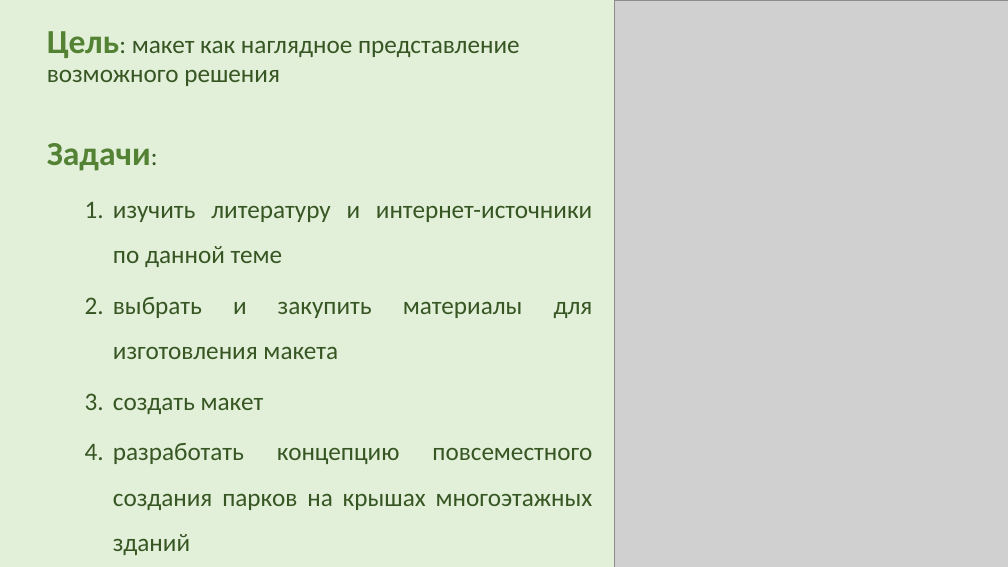
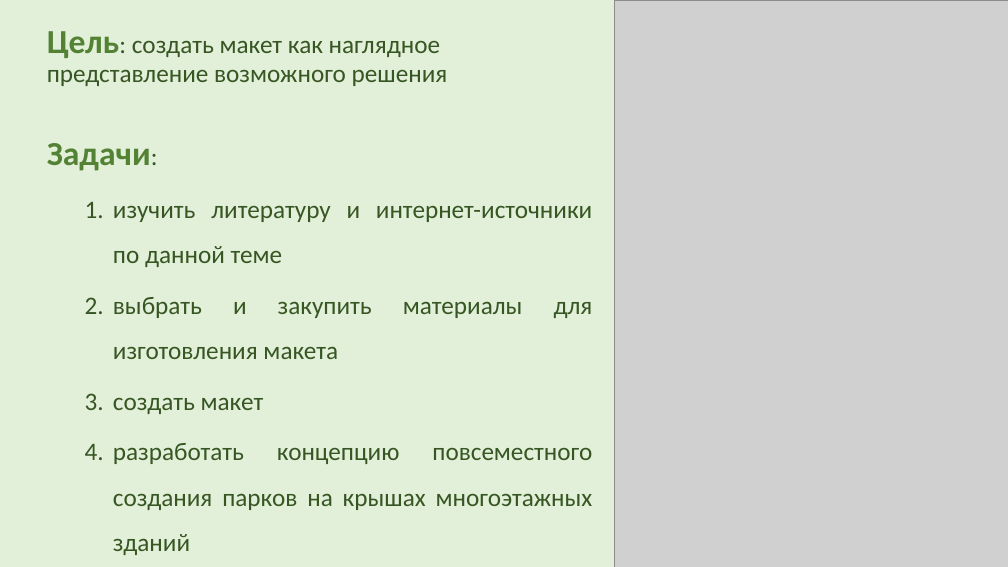
Before and after one commit to AkulinaDN/RoofPark, a slide deck: slide 3 of 10б Неумойчева презентация.pptm. Drawn at 1008x567 pixels with LibreOffice and Linux fonts; fonts in the diff are those of the drawing; grey boxes stand for pictures. Boxes give left, top, right and bottom in pixels: in the first picture for what was removed or moved away, otherwise in the second. Text is boxed around its words. In the diff, an @@ line names an element or a change of style, - is before the commit and + after.

```diff
--- a/10б Неумойчева презентация.pptm
+++ b/10б Неумойчева презентация.pptm
@@ text at [47,31,448,86]: text changed @@
-Цель: макет как наглядное представление возможного решения
+Цель: создать макет как наглядное представление возможного решения
```
Also in this commit, not shown: 4 other slides changed, 1 slide added, 2 other files.
